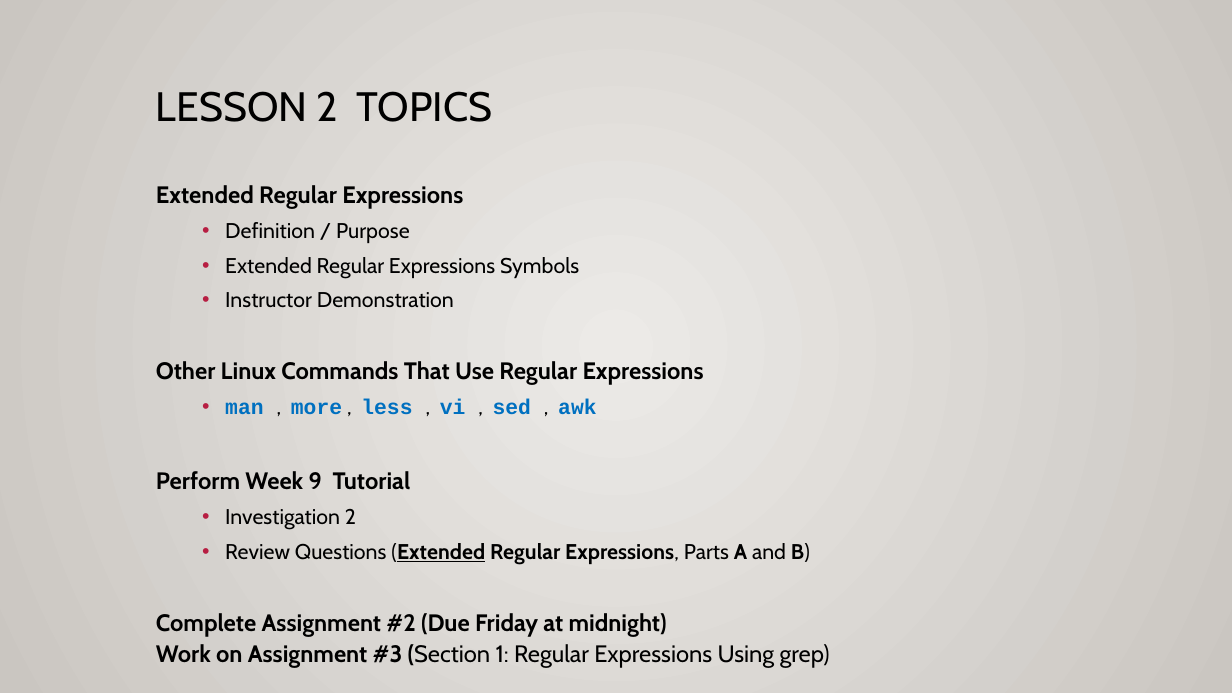
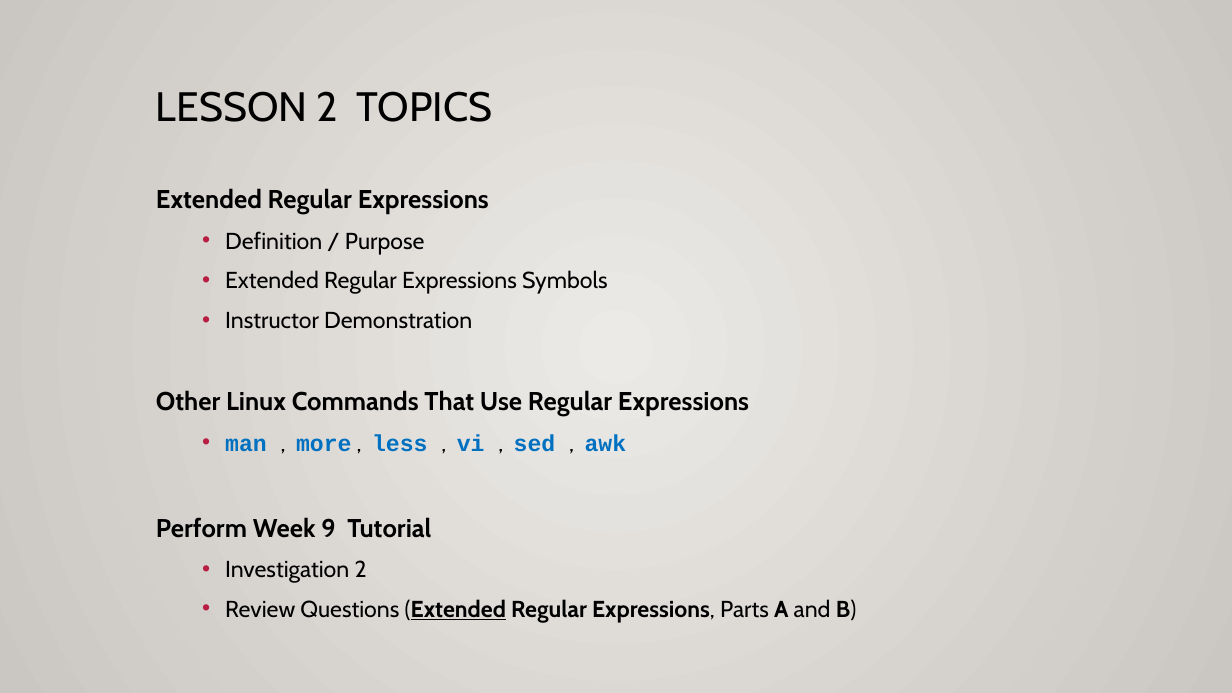
Before and after one commit to Seneca-ICTOER/OSL640, a slide deck: slide 19 of static/slides/OSL640-Week9.pptx. Drawn at 1232x693 pixels with LibreOffice and Linux fonts; fonts in the diff are those of the drawing. Boxes give left, top, right and bottom in pixels: in the first picture for what was removed or moved away, otherwise in the second. Text is boxed around its words. In the diff, an @@ line names an element or a change of style, - is before the commit and + after.

```diff
--- a/static/slides/OSL640-Week9.pptx
+++ b/static/slides/OSL640-Week9.pptx
@@ text "Extended Regular Expressions" at bbox=[156, 188, 857, 623]: size 18.5 to 20 pt in "Extended Regular Expressions", "Other Linux Commands That Use Regular Expressions", "Perform Week 9 Tutorial"; size 16.6 to 18 pt in "Definition / Purpose", "Extended Regular Expressions Symbols", "Instructor Demonstration", "man , more , less , vi ..." and 2 more places; line spacing 1.1 to 1.2 @@
@@ text at bbox=[156, 613, 830, 668]: paragraph removed @@
-Complete Assignment #2 (Due Friday at midnight)
-Work on Assignment #3 (Section 1: Regular Expressions Using grep)
```
Also in this commit, not shown: 2 other slides changed, 13 other files.
